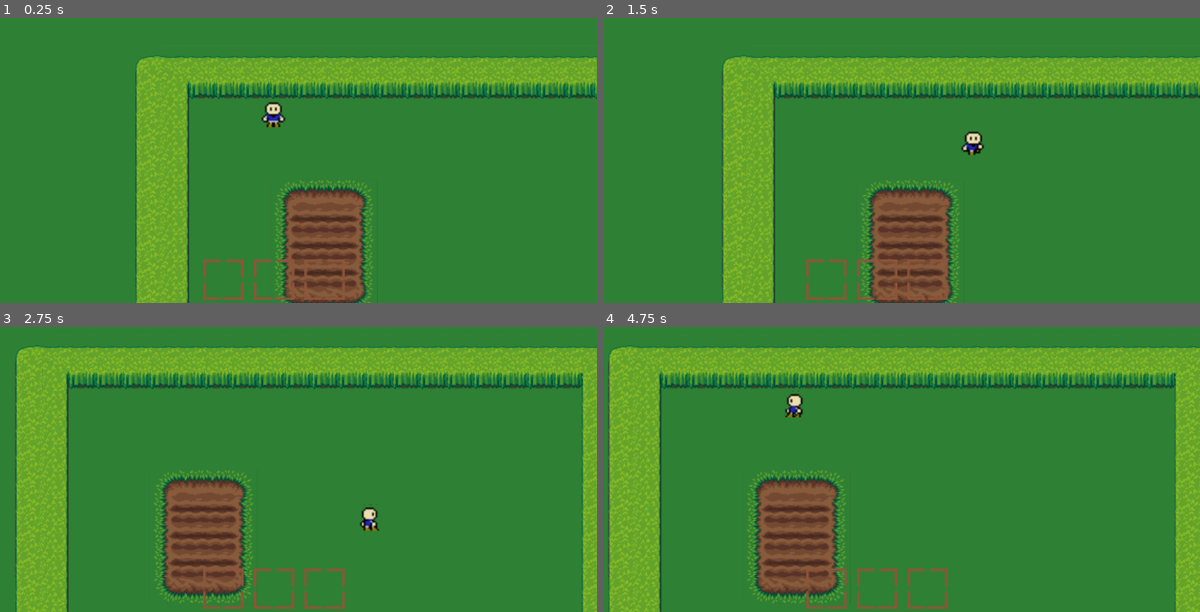
Above: before the commit, frames 1-4 (two rows, left to right).
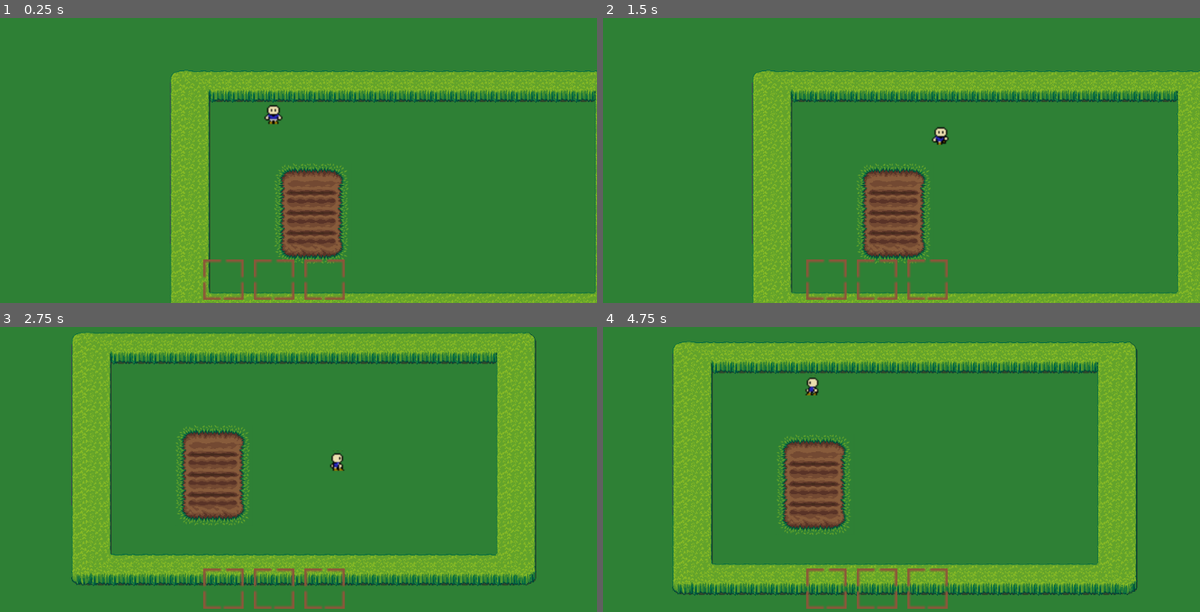
Above: after the commit, the same moments.

Repository: smjoao/TrabalhoFinalFES
Game: Godot game, scene res://Cenas/Fazenda.tscn
The game is run twice, just before and just after one commit, with the same random seed, the same clock (stepped at 60 frames per second) and the same inputs.
Inputs (mouse positions are in pixels of both pictures, inside the frame that each line leads up to):
- Up to frame 1 (0.25 s): no input
- Up to frame 2 (1.5 s): tap Enter at 0.5 s; move the mouse to (1020, 94) at 0.52 s; press the mouse at (1020, 94) at 0.53 s; hold Right (ui_right) 0.53-1.28 s; move the mouse to (746, 132) at 1.27 s; release the mouse at (746, 132) at 1.28 s; hold Down (ui_down) from 1.28 s (still down); click (746, 132) at 1.35 s
- Up to frame 3 (2.75 s): move the mouse to (340, 341) at 2.02 s; release Down (ui_down) at 2.03 s; hold Right (ui_right) from 2.03 s (still down); hold Mouse wheel down (scroll_down) from 2.03 s (still down); click (340, 341) at 2.3 s
- Up to frame 4 (4.75 s): move the mouse to (841, 498) at 2.77 s; release Right (ui_right) at 2.78 s; release Mouse wheel down (scroll_down) at 2.78 s; hold Up (ui_up) 2.78-3.53 s; tap Mouse wheel up (scroll_up) at 2.85 s; click (841, 498) at 3.05 s; move the mouse to (1068, 480) at 3.52 s; press the mouse at (1068, 480) at 3.53 s; hold Left (ui_left) from 3.53 s (still down); move the mouse to (680, 366) at 4.27 s; release the mouse at (680, 366) at 4.28 s; click (680, 366) at 4.35 s

The runs differ from the first frame. In frame 1, 23% of the frame differs, in the area x 22-100%, y 13-100%; in frame 2, 25%; in frame 3, 43%, in the area x 2-100%, y 1-100%; in frame 4, 41%.

Commit message:
Grim Reaper Update
Novo item adicionado: foice

foice permite a remoção de plantas
Se a planta estiver no seu último estágio de desenvolvimento, ela dropa seu item

Fruti adicionado

Diff:
--- a/Cenas/Fazenda.tscn
+++ b/Cenas/Fazenda.tscn
@@ -8,11 +8,12 @@
 [ext_resource path="res://Cenas/Inventario.tscn" type="PackedScene" id=6]
 [ext_resource path="res://Cenas/Semente.tscn" type="PackedScene" id=7]
 [ext_resource path="res://Cenas/Regador.tscn" type="PackedScene" id=8]
+[ext_resource path="res://Cenas/Foice.tscn" type="PackedScene" id=10]
 
 [node name="Fazenda" type="Node2D"]
 script = ExtResource( 3 )
 interaction_distance = 160.0
-initial_items_path = [ NodePath("Jogador/Items/Semente"), NodePath("Jogador/Items/Regador") ]
+initial_items_path = [ NodePath("Jogador/Items/Semente"), NodePath("Jogador/Items/Regador"), NodePath("Jogador/Items/Foice") ]
 
 [node name="TileMapGrass" parent="." instance=ExtResource( 2 )]
 tile_data = PoolIntArray( -1048590, 16, 0, -1048589, 16, 0, -1048588, 16, 0, -1048587, 16, 0, -1048586, 16, 0, -1048585 …(30755 unchanged characters)…
@@ -22,19 +23,16 @@
 
 [node name="Camera2D" type="Camera2D" parent="Jogador"]
 current = true
-zoom = Vector2( 0.75, 0.75 )
 drag_margin_h_enabled = true
 drag_margin_v_enabled = true
-drag_margin_left = 0.3
-drag_margin_top = 0.5
-drag_margin_right = 0.3
-drag_margin_bottom = 0.5
 
 [node name="Items" type="Node" parent="Jogador"]
 
 [node name="Semente" parent="Jogador/Items" instance=ExtResource( 7 )]
 
 [node name="Regador" parent="Jogador/Items" instance=ExtResource( 8 )]
+
+[node name="Foice" parent="Jogador/Items" instance=ExtResource( 10 )]
 
 [node name="TileMapWall" parent="." instance=ExtResource( 5 )]
 cell_y_sort = true
--- /dev/null
+++ b/Cenas/Foice.tscn
@@ -0,0 +1,6 @@
+[gd_scene load_steps=2 format=2]
+
+[ext_resource path="res://Scripts/Foice.gd" type="Script" id=1]
+
+[node name="Node" type="Node"]
+script = ExtResource( 1 )
--- /dev/null
+++ b/Cenas/Fruti.tscn
@@ -0,0 +1,11 @@
+[gd_scene load_steps=2 format=2]
+
+[ext_resource path="res://Sprites/Fruti.png" type="Texture" id=1]
+
+[node name="Area2D" type="Area2D"]
+__meta__ = {
+"_edit_group_": true
+}
+
+[node name="Sprite" type="Sprite" parent="."]
+texture = ExtResource( 1 )
--- a/Cenas/Jogador.tscn
+++ b/Cenas/Jogador.tscn
@@ -11,92 +11,92 @@
 [sub_resource type="AtlasTexture" id=2]
 flags = 4
 atlas = ExtResource( 1 )
-region = Rect2( 64, 16, 16, 16 )
+region = Rect2( 0, 16, 16, 16 )
 
 [sub_resource type="AtlasTexture" id=3]
 flags = 4
 atlas = ExtResource( 1 )
-region = Rect2( 80, 16, 16, 16 )
+region = Rect2( 16, 16, 16, 16 )
 
 [sub_resource type="AtlasTexture" id=4]
 flags = 4
 atlas = ExtResource( 1 )
-region = Rect2( 96, 16, 16, 16 )
+region = Rect2( 32, 16, 16, 16 )
 
 [sub_resource type="AtlasTexture" id=5]
 flags = 4
 atlas = ExtResource( 1 )
-region = Rect2( 112, 16, 16, 16 )
+region = Rect2( 48, 16, 16, 16 )
 
 [sub_resource type="AtlasTexture" id=6]
 flags = 4
 atlas = ExtResource( 1 )
-region = Rect2( 0, 16, 16, 16 )
+region = Rect2( 0, 0, 16, 16 )
 
 [sub_resource type="AtlasTexture" id=7]
 flags = 4
 atlas = ExtResource( 1 )
-region = Rect2( 0, 0, 16, 16 )
+region = Rect2( 16, 0, 16, 16 )
 
 [sub_resource type="AtlasTexture" id=8]
 flags = 4
 atlas = ExtResource( 1 )
-region = Rect2( 16, 0, 16, 16 )
+region = Rect2( 32, 0, 16, 16 )
 
 [sub_resource type="AtlasTexture" id=9]
 flags = 4
 atlas = ExtResource( 1 )
-region = Rect2( 32, 0, 16, 16 )
+region = Rect2( 48, 0, 16, 16 )
 
 [sub_resource type="AtlasTexture" id=10]
 flags = 4
 atlas = ExtResource( 1 )
-region = Rect2( 48, 0, 16, 16 )
+region = Rect2( 0, 16, 16, 16 )
 
 [sub_resource type="AtlasTexture" id=11]
 flags = 4
 atlas = ExtResource( 1 )
-region = Rect2( 0, 0, 16, 16 )
+region = Rect2( 64, 16, 16, 16 )
 
 [sub_resource type="AtlasTexture" id=12]
 flags = 4
 atlas = ExtResource( 1 )
-region = Rect2( 0, 16, 16, 16 )
+region = Rect2( 80, 16, 16, 16 )
 
 [sub_resource type="AtlasTexture" id=13]
 flags = 4
 atlas = ExtResource( 1 )
-region = Rect2( 16, 16, 16, 16 )
+region = Rect2( 96, 16, 16, 16 )
 
 [sub_resource type="AtlasTexture" id=14]
 flags = 4
 atlas = ExtResource( 1 )
-region = Rect2( 32, 16, 16, 16 )
+region = Rect2( 112, 16, 16, 16 )
 
 [sub_resource type="AtlasTexture" id=15]
 flags = 4
 atlas = ExtResource( 1 )
-region = Rect2( 48, 16, 16, 16 )
+region = Rect2( 64, 0, 16, 16 )
 
 [sub_resource type="AtlasTexture" id=16]
 flags = 4
 atlas = ExtResource( 1 )
-region = Rect2( 64, 0, 16, 16 )
+region = Rect2( 80, 0, 16, 16 )
 
 [sub_resource type="AtlasTexture" id=17]
 flags = 4
 atlas = ExtResource( 1 )
-region = Rect2( 80, 0, 16, 16 )
+region = Rect2( 96, 0, 16, 16 )
 
 [sub_resource type="AtlasTexture" id=18]
 flags = 4
 atlas = ExtResource( 1 )
-region = Rect2( 96, 0, 16, 16 )
+region = Rect2( 112, 0, 16, 16 )
 
 [sub_resource type="AtlasTexture" id=19]
 flags = 4
 atlas = ExtResource( 1 )
-region = Rect2( 112, 0, 16, 16 )
+region = Rect2( 0, 0, 16, 16 )
 
 [sub_resource type="AtlasTexture" id=20]
 flags = 4
@@ -112,33 +112,33 @@
 }, {
 "frames": [ SubResource( 2 ), SubResource( 3 ), SubResource( 4 ), SubResource( 5 ) ],
 "loop": true,
-"name": "WalkR",
+"name": "WalkL",
 "speed": 10.0
 }, {
-"frames": [ SubResource( 6 ) ],
+"frames": [ SubResource( 6 ), SubResource( 7 ), SubResource( 8 ), SubResource( 9 ) ],
+"loop": true,
+"name": "WalkU",
+"speed": 10.0
+}, {
+"frames": [ SubResource( 10 ) ],
 "loop": true,
 "name": "IdleL",
 "speed": 5.0
 }, {
-"frames": [ SubResource( 7 ), SubResource( 8 ), SubResource( 9 ), SubResource( 10 ) ],
+"frames": [ SubResource( 11 ), SubResource( 12 ), SubResource( 13 ), SubResource( 14 ) ],
 "loop": true,
-"name": "WalkU",
+"name": "WalkR",
 "speed": 10.0
 }, {
-"frames": [ SubResource( 11 ) ],
+"frames": [ SubResource( 15 ), SubResource( 16 ), SubResource( 17 ), SubResource( 18 ) ],
+"loop": true,
+"name": "WalkD",
+"speed": 10.0
+}, {
+"frames": [ SubResource( 19 ) ],
 "loop": true,
 "name": "IdleU",
 "speed": 5.0
-}, {
-"frames": [ SubResource( 12 ), SubResource( 13 ), SubResource( 14 ), SubResource( 15 ) ],
-"loop": true,
-"name": "WalkL",
-"speed": 10.0
-}, {
-"frames": [ SubResource( 16 ), SubResource( 17 ), SubResource( 18 ), SubResource( 19 ) ],
-"loop": true,
-"name": "WalkD",
-"speed": 10.0
 }, {
 "frames": [ SubResource( 20 ) ],
 "loop": true,
--- a/Cenas/Planta.tscn
+++ b/Cenas/Planta.tscn
@@ -43,6 +43,9 @@
 "Planta",
 ]]
 script = ExtResource( 2 )
+__meta__ = {
+"_edit_group_": true
+}
 
 [node name="AnimatedSprite" type="AnimatedSprite" parent="."]
 frames = SubResource( 4 )
--- a/Scripts/Fazenda.gd
+++ b/Scripts/Fazenda.gd
@@ -12,7 +12,7 @@
 var mouse_tile_pos
 
 var time = 0.0
-const TIME_PERIOD = 20.0
+const TIME_PERIOD = 5.0
 signal timepass
 
 func _ready():
--- /dev/null
+++ b/Scripts/Foice.gd
@@ -0,0 +1,7 @@
+extends Node
+
+func do_action( fazenda ):
+	# verifica se a posição que o mouse aponta tem alguma planta
+	var planta = fazenda.check_for_planta( fazenda.mouse_tile_pos )
+	if planta:
+		planta.drop()
--- a/Scripts/Planta.gd
+++ b/Scripts/Planta.gd
@@ -21,6 +21,20 @@
 func regar_planta():
 	regada = true
 
+func cria_fruti():
+	var fruti_path = "res://Cenas/Fruti.tscn"
+	var fruti = load(fruti_path).instance()
+	fruti.global_position = self.position + Vector2(16,8)
+	get_node("/root").add_child(fruti)
+
+func drop():
+	if(curr_phase == 3):
+		print("fruto dropado")
+		cria_fruti()
+	else:
+		print("planta removida")
+	queue_free()
+
 func _on_Fazenda_timepass():
 	# talvez possa fzr a planta morrer se nao tiver sido regada
 	print("1 dia passou para esta plantinha")
Not shown, added: .mono/metadata/ide_messaging_meta.txt
Not shown: 1 places in Cenas/Fazenda.tscn that only renumber resources
Not shown: 2 places in Cenas/TileMapWall.tscn that only renumber resources
Binary file added: Sprites/Fruti.png
Not shown, added: Sprites/Fruti.png.import
